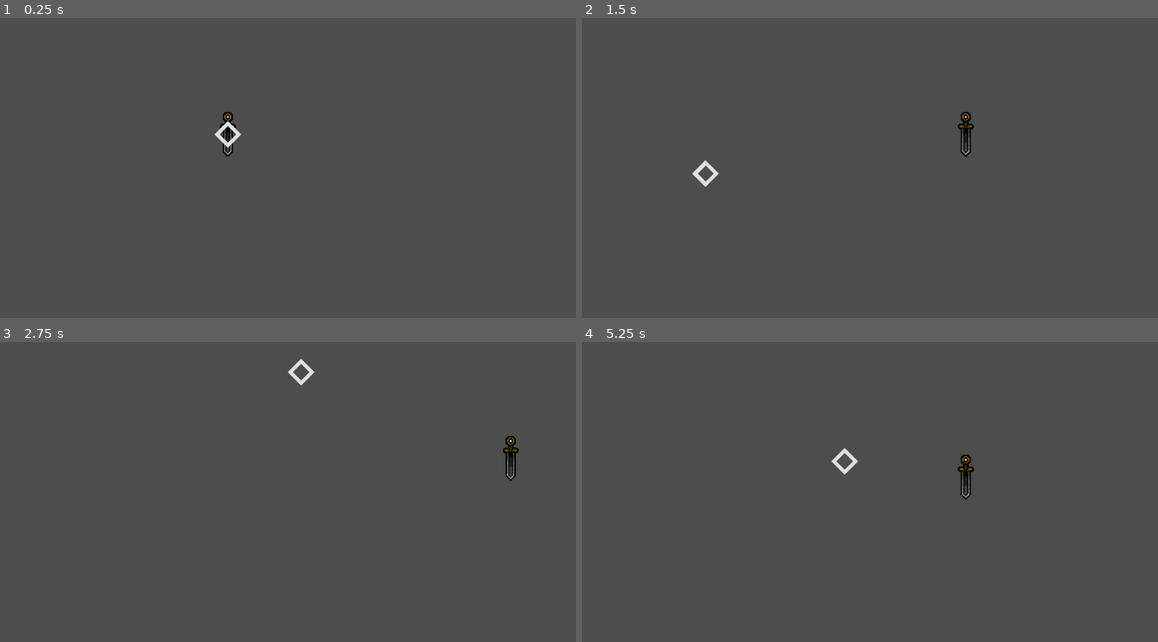
Above: before the commit, frames 1-4 (two rows, left to right).
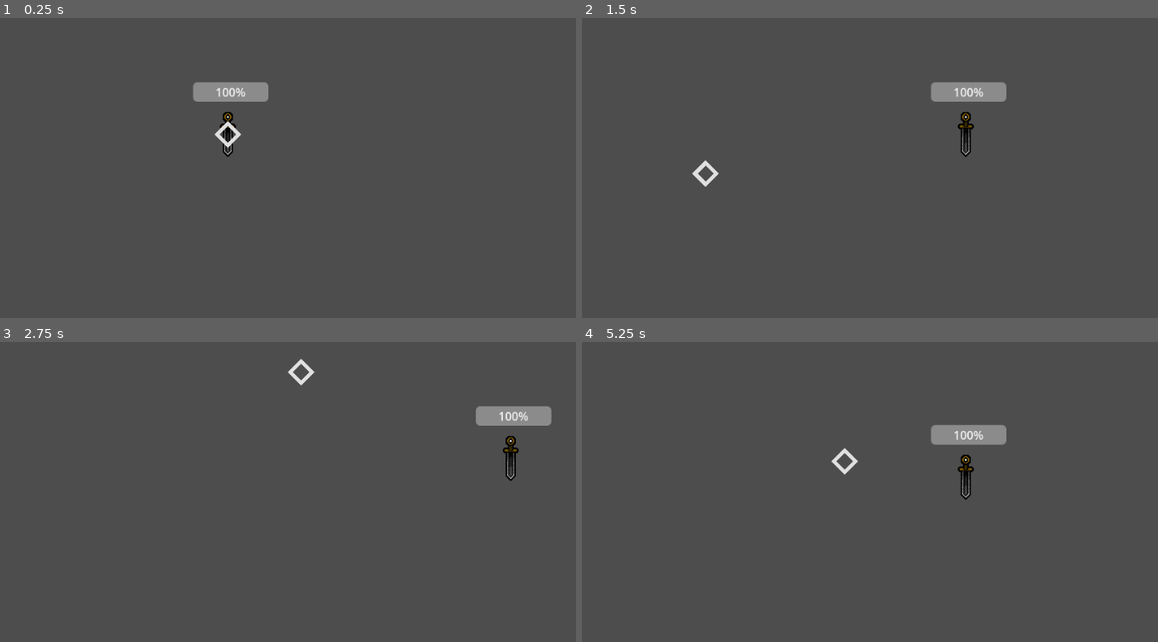
Above: after the commit, the same moments.

Repository: TheRealComedian/sam-pj16
Game: Godot game, scene res://scenes/game.tscn
The game is run twice, just before and just after one commit, with the same random seed, the same clock (stepped at 60 frames per second) and the same inputs.
Inputs (mouse positions are in pixels of both pictures, inside the frame that each line leads up to):
- Up to frame 1 (0.25 s): no input
- Up to frame 2 (1.5 s): tap Enter at 0.5 s; move the mouse to (962, 114) at 0.52 s; hold D (move_right) 0.53-1.25 s; hold Ctrl 0.53-1.25 s; click (962, 114) at 0.67 s; drag from (668, 153) to (777, 213) at 1.27 s
- Up to frame 3 (2.75 s): tap Space at 2 s; move the mouse to (299, 372) at 2.02 s; hold D (move_right) from 2.03 s (still down); tap Z at 2.1 s
- Up to frame 4 (5.25 s): release D (move_right) at 2.75 s; drag from (777, 537) to (599, 399) at 2.77 s; tap Enter at 3.5 s; move the mouse to (1019, 516) at 3.52 s; hold A (move_left) 3.53-4.25 s; tap Tab at 3.6 s; drag from (599, 399) to (702, 360) at 4.27 s; tap Space at 5 s; move the mouse to (846, 459) at 5.02 s; hold S (move_down) from 5.03 s (still down); tap V at 5.1 s; click (846, 459) at 5.17 s

The runs differ from the first frame. In frame 1, 0.8% of the frame differs, in the area x 33-47%, y 21-28%; in frame 2, 0.8%; in frame 3, 0.8%; in frame 4, 0.9%, in the area x 60-74%, y 27-35%.

Commit message:
added hitbox and hurbot components

Diff:
--- a/project.godot
+++ b/project.godot
@@ -91,6 +91,15 @@
 ]
 }
 
+[layer_names]
+
+2d_physics/layer_1="world"
+2d_physics/layer_2="player"
+2d_physics/layer_3="enemy"
+2d_physics/layer_4="hitbox"
+2d_physics/layer_6="player_hurtbox"
+2d_physics/layer_7="enemy_hurtbox"
+
 [rendering]
 
 textures/canvas_textures/default_texture_filter=0
--- /dev/null
+++ b/scenes/components/hitbox_component.gd
@@ -0,0 +1,3 @@
+class_name Hitbox extends Area2D
+
+@export var damage: float
--- /dev/null
+++ b/scenes/components/hitbox_component.tscn
@@ -0,0 +1,6 @@
+[gd_scene load_steps=2 format=3 uid="uid://1rq7hjdwqhix"]
+
+[ext_resource type="Script" path="res://scenes/components/hitbox_component.gd" id="1_6okwp"]
+
+[node name="Hitbox" type="Area2D"]
+script = ExtResource("1_6okwp")
--- /dev/null
+++ b/scenes/components/hurtbox_component.gd
@@ -0,0 +1,9 @@
+class_name Hurtbox extends Area2D
+
+@export var health_component: HealthComponent
+
+
+func _on_area_entered(hitbox: Hitbox):
+	if hitbox is not Hitbox: return
+
+	health_component.current_health -= hitbox.damage
--- /dev/null
+++ b/scenes/components/hurtbox_component.tscn
@@ -0,0 +1,8 @@
+[gd_scene load_steps=2 format=3 uid="uid://sgkunku4x031"]
+
+[ext_resource type="Script" path="res://scenes/components/hurtbox_component.gd" id="1_3pb4x"]
+
+[node name="Hurtbox" type="Area2D"]
+script = ExtResource("1_3pb4x")
+
+[connection signal="area_entered" from="." to="." method="_on_area_entered"]
--- a/scenes/entities/player/player.gd
+++ b/scenes/entities/player/player.gd
@@ -6,6 +6,8 @@
 const friction = 600
 @onready var cursor: AnimatedSprite2D = $Cursor
 @onready var cursor_ray: RayCast2D = $CursorFacing
+@export var health_component: HealthComponent
+@onready var healthbar: ProgressBar = $Healthbar	# Placeholder for testing health until health GUI is added
 
 ## rotation angle to orient something towards the cursor
 ##NOTE: default resting position is facing right (0.0)
@@ -19,6 +21,14 @@
 		return
 	Global.player = self
 
+	healthbar.max_value = health_component.max_health
+	healthbar.value = health_component.current_health
+	health_component.health_changed.connect(update_health_gui)
+
+
+func update_health_gui(_prev: float, new: float):
+	healthbar.value = new
+
 func _physics_process(delta: float) -> void:
 	cursor.global_position = get_global_mouse_position()
 	# Placeholder visual to show what direction a weapon would be facing
--- a/scenes/entities/player/player.tscn
+++ b/scenes/entities/player/player.tscn
@@ -1,9 +1,13 @@
-[gd_scene load_steps=8 format=3 uid="uid://c4xyjdvy1qpyx"]
+[gd_scene load_steps=10 format=3 uid="uid://c4xyjdvy1qpyx"]
 
 [ext_resource type="Script" path="res://scenes/entities/player/player.gd" id="1_3evo7"]
 [ext_resource type="Texture2D" uid="uid://c2mkp15l80a7l" path="res://Blade.png" id="2_pnhr1"]
 [ext_resource type="Texture2D" uid="uid://dk3rnrcrrw8yr" path="res://assets/godot/icons/State.png" id="3_sc85x"]
 [ext_resource type="PackedScene" uid="uid://8p244x1dnspa" path="res://scenes/components/health_component.tscn" id="4_758oi"]
+[ext_resource type="PackedScene" uid="uid://sgkunku4x031" path="res://scenes/components/hurtbox_component.tscn" id="5_23hp3"]
+
+[sub_resource type="RectangleShape2D" id="RectangleShape2D_srh2y"]
+size = Vector2(22, 62)
 
 [sub_resource type="AtlasTexture" id="AtlasTexture_jk3v1"]
 atlas = ExtResource("3_sc85x")
@@ -20,15 +24,20 @@
 "speed": 5.0
 }]
 
-[sub_resource type="RectangleShape2D" id="RectangleShape2D_srh2y"]
-size = Vector2(22, 62)
+[sub_resource type="RectangleShape2D" id="RectangleShape2D_445qy"]
+size = Vector2(35.39, 55.2056)
 
-[node name="Player" type="CharacterBody2D"]
+[node name="Player" type="CharacterBody2D" node_paths=PackedStringArray("health_component")]
+collision_layer = 2
 motion_mode = 1
 script = ExtResource("1_3evo7")
+health_component = NodePath("HealthComponent")
 
 [node name="Sprite2D" type="Sprite2D" parent="."]
 texture = ExtResource("2_pnhr1")
+
+[node name="CollisionShape2D" type="CollisionShape2D" parent="."]
+shape = SubResource("RectangleShape2D_srh2y")
 
 [node name="Cursor" type="AnimatedSprite2D" parent="."]
 scale = Vector2(0.142427, 0.142427)
@@ -40,5 +49,20 @@
 
 [node name="HealthComponent" parent="." instance=ExtResource("4_758oi")]
 
-[node name="CollisionShape2D" type="CollisionShape2D" parent="."]
-shape = SubResource("RectangleShape2D_srh2y")
+[node name="Hurtbox" parent="." node_paths=PackedStringArray("health_component") instance=ExtResource("5_23hp3")]
+position = Vector2(30.305, -15.2056)
+health_component = NodePath("../HealthComponent")
+
+[node name="CollisionShape2D" type="CollisionShape2D" parent="Hurtbox"]
+position = Vector2(-30.305, 11.6028)
+shape = SubResource("RectangleShape2D_445qy")
+debug_color = Color(0.244572, 0.601581, 0.581193, 0.42)
+
+[node name="Healthbar" type="ProgressBar" parent="."]
+offset_left = -48.0
+offset_top = -72.0
+offset_right = 56.0
+offset_bottom = -45.0
+max_value = 20.0
+step = 0.5
+value = 20.0
--- a/scenes/game.tscn
+++ b/scenes/game.tscn
@@ -7,9 +7,5 @@
 script = ExtResource("1_ilbpj")
 
 [node name="Camera2D" type="Camera2D" parent="."]
-position = Vector2(480, 270)
 
 [node name="Player" parent="." instance=ExtResource("2_ie04y")]
-position = Vector2(480, 270)
-input_disabled = false
-movement_speed = 300
